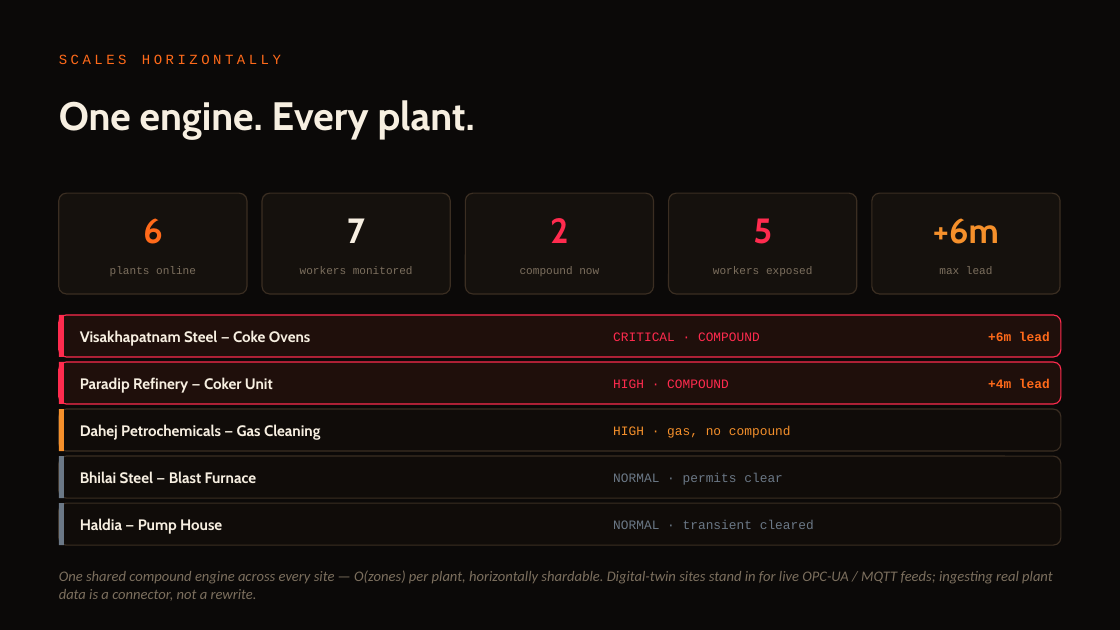
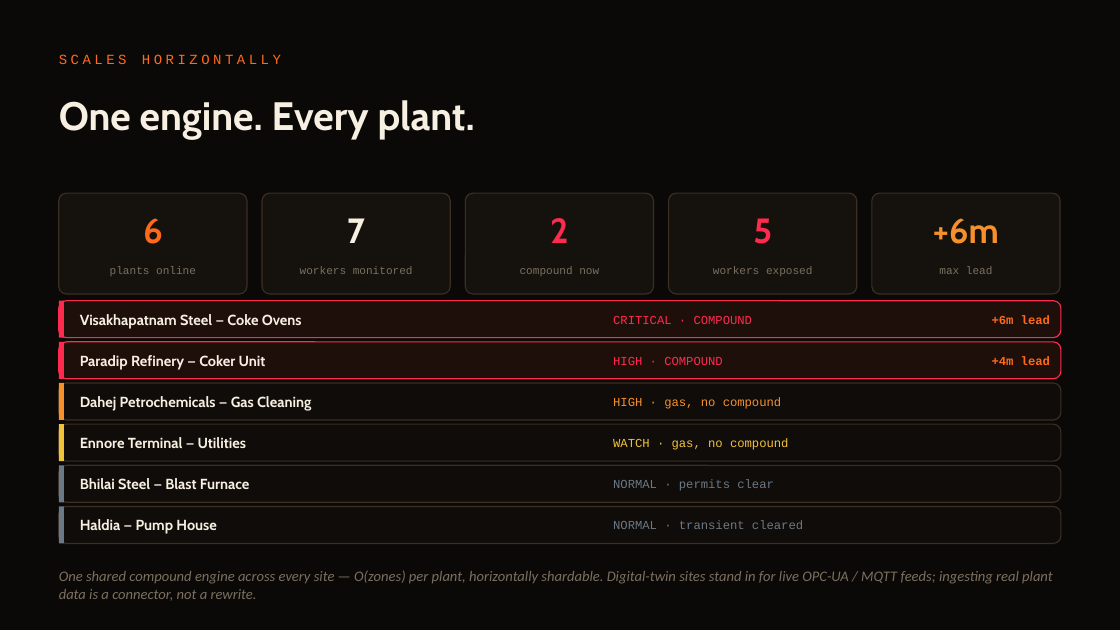
Before and after one commit to SaudSatopay/trinetra, a slide deck: slide 13 of docs/Trinetra_Deck.pptx. Drawn at 1120x630 pixels with LibreOffice and Linux fonts; fonts in the diff are those of the drawing. Boxes give left, top, right and bottom in pixels: in the first picture for what was removed or moved away, otherwise in the second. Text is boxed around its words. In the diff, an @@ line names an element or a change of style, - is before the commit and + after.

```diff
--- a/docs/Trinetra_Deck.pptx
+++ b/docs/Trinetra_Deck.pptx
@@ rounded rectangle: place and size @@
-rounded rectangle at bbox=[59, 315, 1061, 357]
+rounded rectangle at bbox=[59, 301, 1061, 338]
@@ rectangle: place and size @@
-rectangle at bbox=[59, 315, 64, 357]
+rectangle at bbox=[59, 301, 64, 338]
@@ text "Visakhapatnam Steel — Coke Ovens": place and size @@
-text "Visakhapatnam Steel — Coke Ovens" at bbox=[80, 330, 310, 345]
+text "Visakhapatnam Steel — Coke Ovens" at bbox=[80, 314, 302, 329]
@@ text "CRITICAL · COMPOUND": place and size @@
-text "CRITICAL · COMPOUND" at bbox=[613, 332, 760, 341]
+text "CRITICAL · COMPOUND" at bbox=[613, 316, 752, 324]
@@ text "+6m lead": place and size @@
-text "+6m lead" at bbox=[988, 331, 1050, 341]
+text "+6m lead" at bbox=[992, 315, 1050, 324]
@@ rounded rectangle: place and size @@
-rounded rectangle at bbox=[59, 362, 1061, 404]
+rounded rectangle at bbox=[59, 342, 1061, 379]
@@ rectangle: place and size @@
-rectangle at bbox=[59, 362, 64, 404]
+rectangle at bbox=[59, 342, 64, 379]
@@ text "Paradip Refinery — Coker Unit": place and size @@
-text "Paradip Refinery — Coker Unit" at bbox=[80, 377, 273, 392]
+text "Paradip Refinery — Coker Unit" at bbox=[80, 355, 266, 370]
@@ text "HIGH · COMPOUND": place and size @@
-text "HIGH · COMPOUND" at bbox=[613, 379, 729, 388]
+text "HIGH · COMPOUND" at bbox=[613, 357, 722, 365]
@@ text "+4m lead": place and size @@
-text "+4m lead" at bbox=[988, 378, 1050, 388]
+text "+4m lead" at bbox=[992, 356, 1050, 365]
@@ rounded rectangle: place and size @@
-rounded rectangle at bbox=[59, 409, 1061, 451]
+rounded rectangle at bbox=[59, 383, 1061, 420]
@@ rectangle: place and size @@
-rectangle at bbox=[59, 409, 64, 451]
+rectangle at bbox=[59, 383, 64, 420]
@@ text "Dahej Petrochemicals — Gas Cleaning": place and size @@
-text "Dahej Petrochemicals — Gas Cleaning" at bbox=[80, 424, 320, 439]
+text "Dahej Petrochemicals — Gas Cleaning" at bbox=[80, 396, 311, 411]
@@ text "HIGH · gas, no compound": place and size @@
-text "HIGH · gas, no compound" at bbox=[613, 426, 791, 438]
+text "HIGH · gas, no compound" at bbox=[613, 397, 781, 409]
@@ rounded rectangle: place and size @@
-rounded rectangle at bbox=[59, 456, 1061, 498]
+rounded rectangle at bbox=[59, 424, 1061, 461]
@@ rectangle: place and size @@
-rectangle at bbox=[59, 456, 64, 498]
+rectangle at bbox=[59, 424, 64, 461]
@@ rectangle at bbox=[59, 424, 64, 461]: fill #6B7886 to #EFC23C @@
@@ text added at bbox=[80, 437, 246, 448], 12.5 pt, text #F7EFE1, bold @@
+Ennore Terminal — Utilities
@@ text added at bbox=[613, 438, 788, 450], 10.5 pt, text #EFC23C @@
+WATCH · gas, no compound
@@ proportions changed in 5 elements at bbox=[59, 301, 1061, 338], bbox=[59, 342, 1061, 379], bbox=[59, 383, 1061, 420], bbox=[59, 424, 1061, 461], bbox=[59, 465, 1061, 502] @@
@@ rounded rectangle: place and size @@
-rounded rectangle at bbox=[59, 503, 1061, 545]
+rounded rectangle at bbox=[59, 465, 1061, 502]
@@ rectangle: place and size @@
-rectangle at bbox=[59, 503, 64, 545]
+rectangle at bbox=[59, 465, 64, 502]
@@ size 13 to 12.5 pt in 5 elements at bbox=[80, 314, 302, 329], bbox=[80, 355, 266, 370], bbox=[80, 396, 311, 411], bbox=[80, 519, 216, 534], bbox=[80, 478, 249, 489] @@
@@ text "Bhilai Steel — Blast Furnace": place and size @@
-text "Bhilai Steel — Blast Furnace" at bbox=[80, 471, 256, 483]
+text "Bhilai Steel — Blast Furnace" at bbox=[80, 478, 249, 489]
@@ size 11 to 10.5 pt in 7 elements at bbox=[613, 316, 752, 324], bbox=[992, 315, 1050, 324], bbox=[613, 357, 722, 365], bbox=[992, 356, 1050, 365], bbox=[613, 397, 781, 409], bbox=[613, 521, 803, 529], bbox=[613, 480, 774, 491] @@
@@ text "NORMAL · permits clear": place and size @@
-text "NORMAL · permits clear" at bbox=[613, 473, 783, 485]
+text "NORMAL · permits clear" at bbox=[613, 480, 774, 491]
@@ rounded rectangle added at bbox=[59, 507, 1061, 544], fill #100C09, outline #3B2E22 1 pt @@
@@ rectangle added at bbox=[59, 507, 64, 544], fill #6B7886 @@
```
Also in this commit, not shown: 1 other slide changed, 2 other files.
